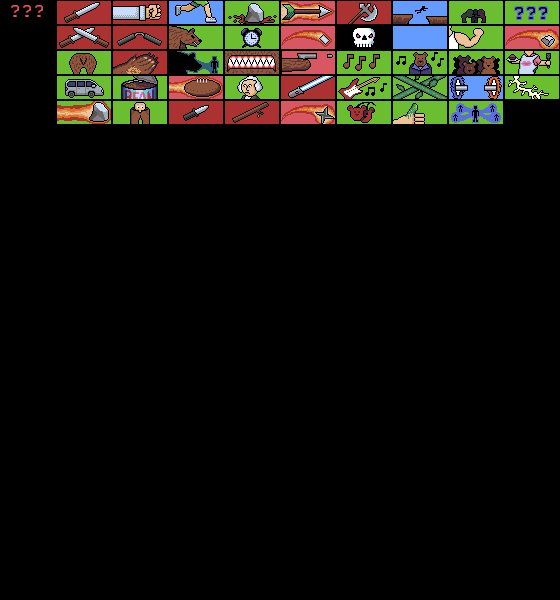
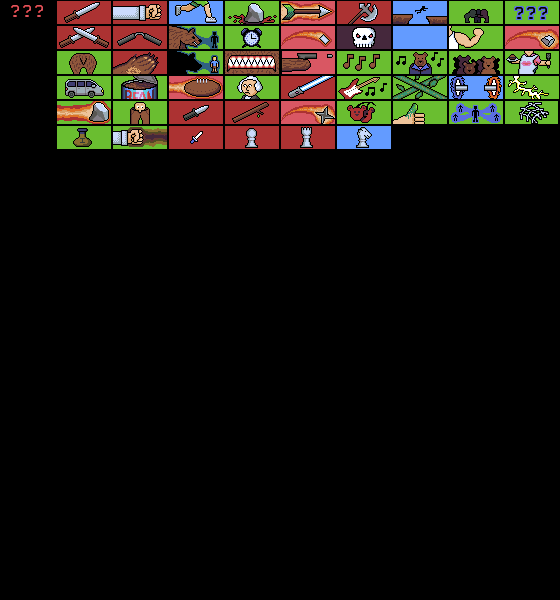
Layers edited between the first and the second 560x600 image:
painted on "pix_card_art.png" over [57, 4, 558, 149]
